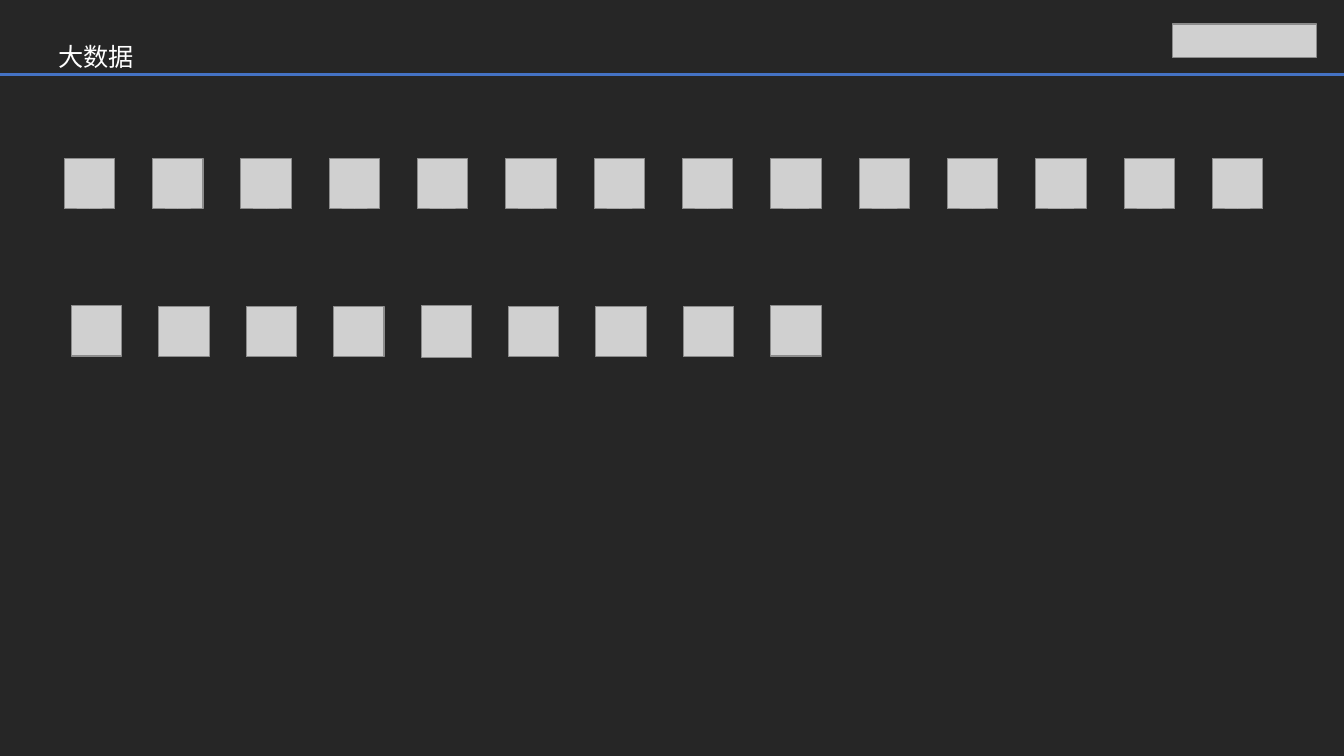
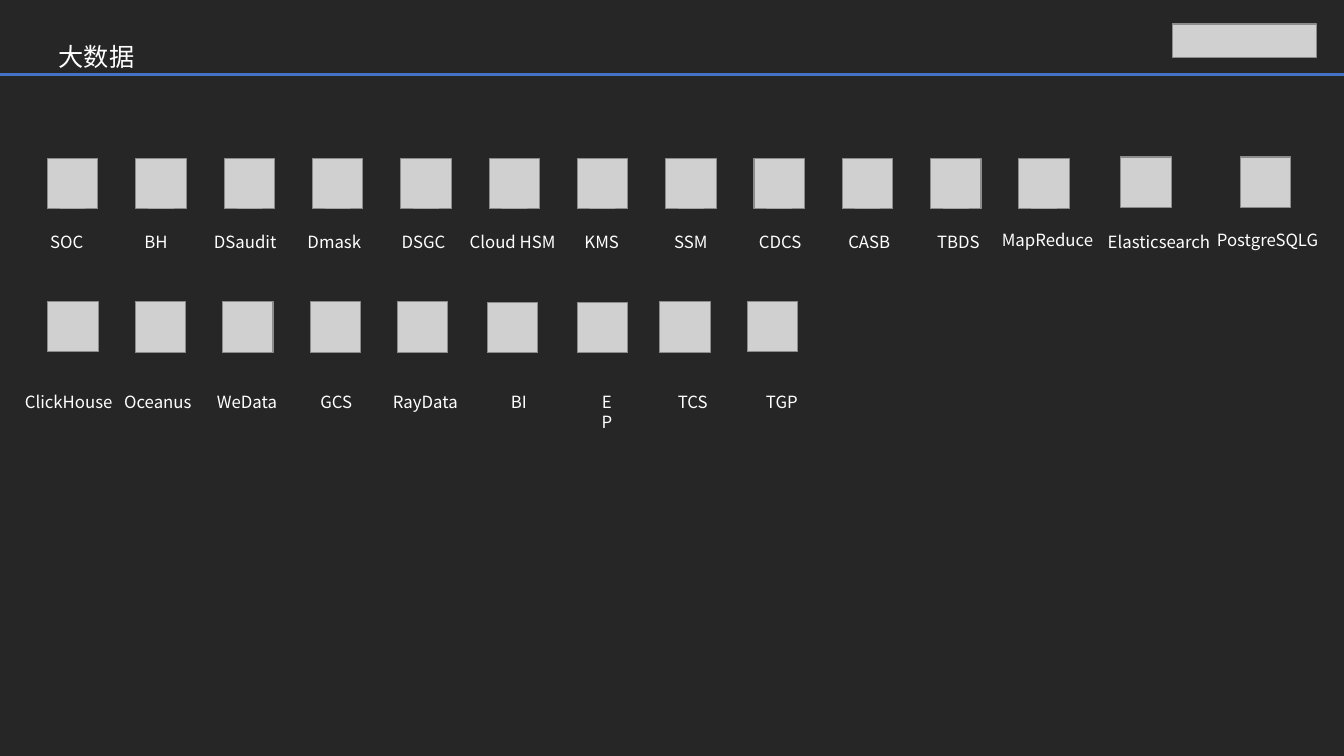
Before and after one commit to dongs365/Tencent-Cloud-icons, a slide deck: slide 5 of Tencent Cloud Product Icons ppt.pptx. Drawn at 1344x756 pixels with LibreOffice and Linux fonts; fonts in the diff are those of the drawing; grey boxes stand for pictures. Boxes give left, top, right and bottom in pixels: in the first picture for what was removed or moved away, otherwise in the second. Text is boxed around its words. In the diff, an @@ line names an element or a change of style, - is before the commit and + after.

```diff
--- a/Tencent Cloud Product Icons ppt.pptx
+++ b/Tencent Cloud Product Icons ppt.pptx
@@ picture: place and size @@
-picture at [65, 158, 115, 209]
+picture at [47, 158, 98, 209]
@@ picture: place and size @@
-picture at [683, 158, 733, 209]
+picture at [665, 158, 716, 209]
@@ 10 pictures: place and size @@
-10 pictures at [152, 158, 1087, 209]
+10 pictures at [136, 158, 1070, 209]
@@ picture: place and size @@
-picture at [1213, 158, 1263, 209]
+picture at [1241, 157, 1292, 208]
@@ text added at [50, 235, 83, 248], 12 pt, text #FFFFFF @@
+SOC
@@ text added at [144, 235, 167, 248], 12 pt, text #FFFFFF @@
+BH
@@ text added at [214, 234, 276, 248], 12 pt, text #FFFFFF @@
+DSaudit
@@ text added at [307, 234, 361, 248], 12 pt, text #FFFFFF @@
+Dmask
@@ text added at [402, 235, 446, 248], 12 pt, text #FFFFFF @@
+DSGC
@@ text added at [470, 234, 556, 248], 12 pt, text #FFFFFF @@
+Cloud HSM
@@ text added at [584, 235, 618, 248], 12 pt, text #FFFFFF @@
+KMS
@@ text added at [674, 235, 707, 248], 12 pt, text #FFFFFF @@
+SSM
@@ text added at [759, 235, 801, 248], 12 pt, text #FFFFFF @@
+CDCS
@@ text added at [848, 235, 890, 248], 12 pt, text #FFFFFF @@
+CASB
@@ text added at [937, 235, 980, 248], 12 pt, text #FFFFFF @@
+TBDS
@@ text added at [1002, 232, 1093, 250], 12 pt, text #FFFFFF @@
+MapReduce
@@ text added at [1108, 234, 1210, 248], 12 pt, text #FFFFFF @@
+Elasticsearch
@@ text added at [1217, 233, 1318, 250], 12 pt, text #FFFFFF @@
+PostgreSQLG
@@ picture: place and size @@
-picture at [596, 307, 646, 357]
+picture at [488, 302, 538, 353]
@@ picture: place and size @@
-picture at [509, 307, 560, 357]
+picture at [578, 302, 628, 353]
@@ 7 pictures: place and size @@
-7 pictures at [72, 306, 822, 357]
+7 pictures at [47, 301, 798, 353]
@@ text added at [587, 387, 627, 417], 12 pt, text #FFFFFF @@
+EP
@@ text added at [25, 394, 113, 408], 12 pt, text #FFFFFF @@
+ClickHouse
@@ text added at [124, 395, 191, 408], 12 pt, text #FFFFFF @@
+Oceanus
@@ text added at [217, 395, 277, 408], 12 pt, text #FFFFFF @@
+WeData
@@ text added at [320, 395, 352, 408], 12 pt, text #FFFFFF @@
+GCS
@@ text added at [393, 395, 458, 412], 12 pt, text #FFFFFF @@
+RayData
@@ text added at [511, 395, 527, 408], 12 pt, text #FFFFFF @@
+BI
@@ text added at [678, 395, 708, 408], 12 pt, text #FFFFFF @@
+TCS
@@ text added at [766, 395, 798, 408], 12 pt, text #FFFFFF @@
+TGP
```
Also in this commit, not shown: 9 other slides changed, 2 other files.
